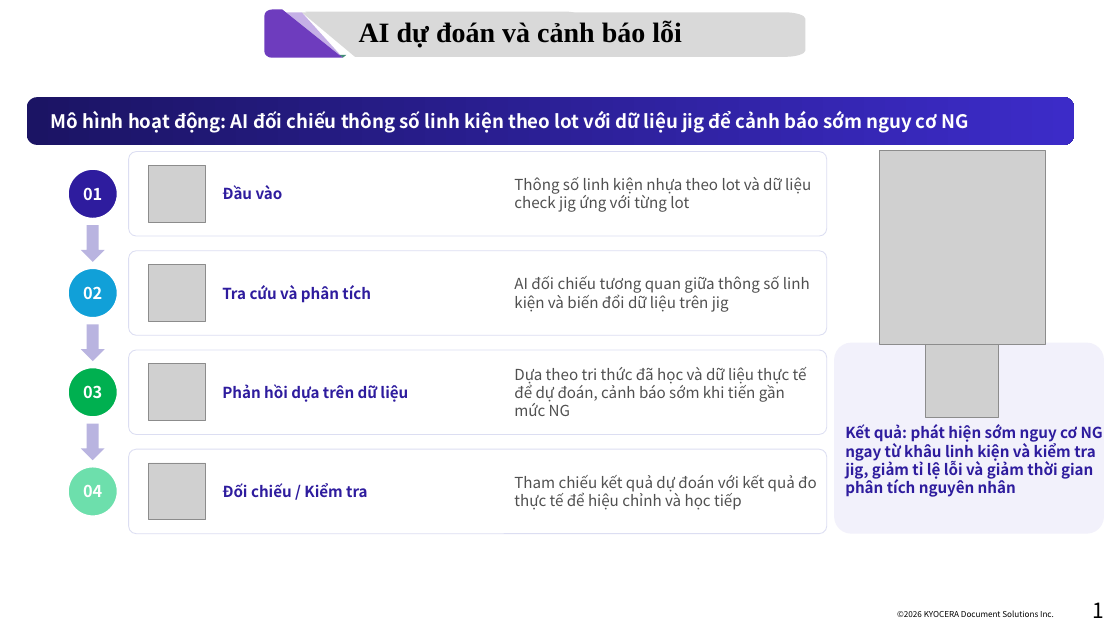
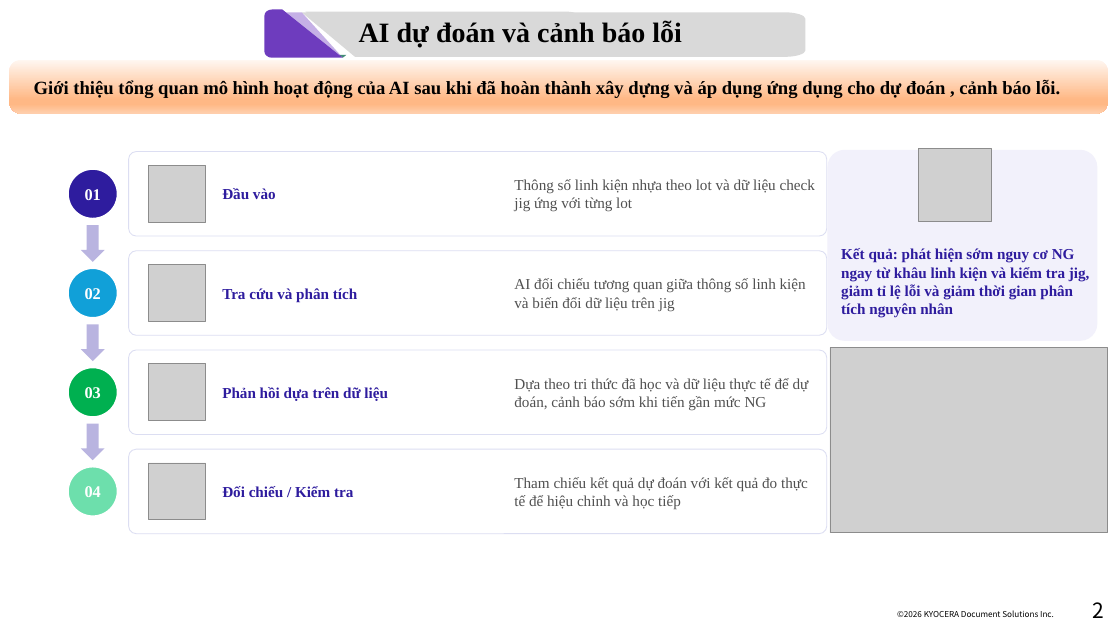
Before and after one commit to Nakazasen/AIOS_habbit, a slide deck: slide 2 of AI cảnh báo lỗi LSU.pptx (slide 1 before the commit). Drawn at 1120x630 pixels with LibreOffice and Linux fonts; fonts in the diff are those of the drawing; grey boxes stand for pictures; background and template pictures are left out. Boxes give left, top, right and bottom in pixels: in the first picture for what was removed or moved away, otherwise in the second. Text is boxed around its words. In the diff, an @@ line names an element or a change of style, - is before the commit and + after.

```diff
--- a/AI cảnh báo lỗi LSU.pptx
+++ b/AI cảnh báo lỗi LSU.pptx
@@ rounded rectangle "Giới thiệu tổng quan mô ...": place and size @@
-rounded rectangle "Giới thiệu tổng quan mô ..." at (27, 97, 1075, 145)
+rounded rectangle "Giới thiệu tổng quan mô ..." at (9, 60, 1108, 113)
@@ rounded rectangle "Giới thiệu tổng quan mô ..." at (9, 60, 1108, 113): fill gradient #1B1464 to #3C2BC8 to gradient #FFF7F2 to #FFB886 to #FFD0AE @@
@@ text in rounded rectangle at (34, 80, 1060, 98): text changed; font Noto Sans CJK JP to Times New Roman; text colour #FFFFFF to #000000 @@
-Mô hình hoạt động: AI đối chiếu thông số linh kiện theo lot với dữ liệu jig để cảnh báo sớm nguy cơ NG
+Giới thiệu tổng quan mô hình hoạt động của AI sau khi đã hoàn thành xây dựng và áp dụng ứng dụng cho dự đoán , cảnh báo lỗi.
@@ picture: place and size @@
-picture at (926, 344, 999, 418)
+picture at (918, 149, 991, 222)
@@ rounded rectangle: place and size @@
-rounded rectangle at (834, 343, 1104, 534)
+rounded rectangle at (828, 150, 1097, 340)
@@ picture removed at (880, 150, 1046, 344) @@
@@ font Noto Sans CJK JP to Times New Roman in 13 elements at (222, 188, 276, 199), (514, 179, 815, 212), (67, 168, 118, 219), (222, 288, 357, 303), (514, 278, 806, 312), (67, 267, 118, 318), (222, 387, 388, 401), (514, 378, 809, 411), (67, 366, 118, 418), (222, 486, 353, 497), (514, 477, 808, 509), (67, 465, 118, 517), (841, 248, 1090, 318) @@
@@ text "Kết quả: phát hiện sớm ...": place and size @@
-text "Kết quả: phát hiện sớm ..." at (845, 424, 1103, 497)
+text "Kết quả: phát hiện sớm ..." at (841, 248, 1090, 318)
@@ picture added at (830, 348, 1108, 534) @@
@@ page number at (1093, 602, 1105, 618): text changed @@
-1
+2
```
Also in this commit, not shown: 4 other slides changed, 2 slides added.
